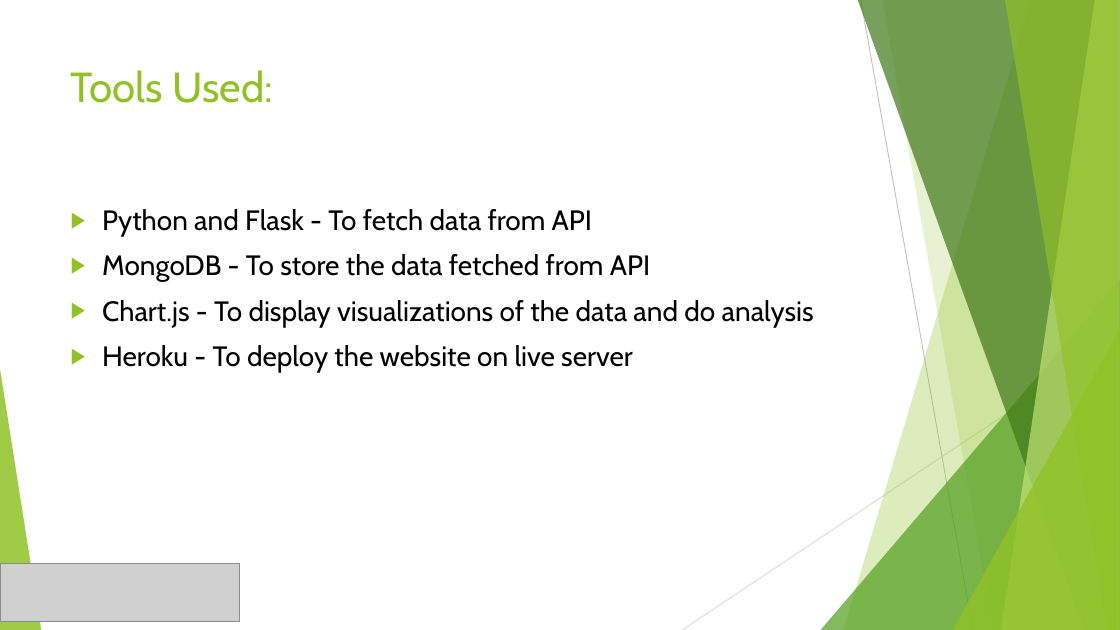
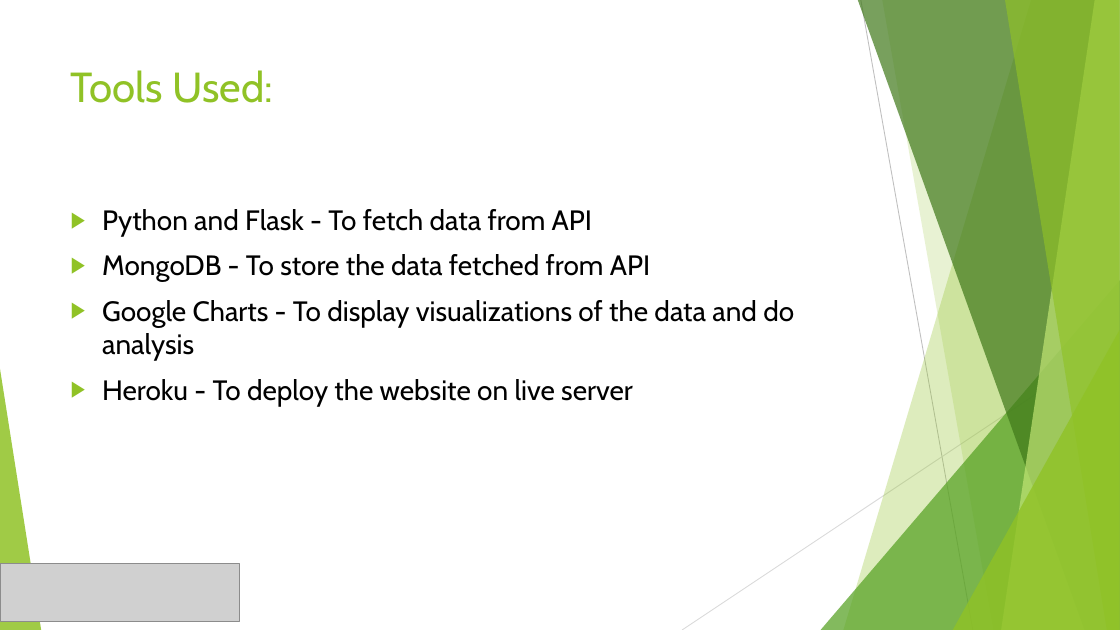
Before and after one commit to NihithaPatcha/BDAT1004_FINALPROJECT, a slide deck: slide 5 of BDAT1004_Group7.pptx. Drawn at 1120x630 pixels with LibreOffice and Linux fonts; fonts in the diff are those of the drawing; grey boxes stand for pictures. Boxes give left, top, right and bottom in pixels: in the first picture for what was removed or moved away, otherwise in the second. Text is boxed around its words. In the diff, an @@ line names an element or a change of style, - is before the commit and + after.

```diff
--- a/BDAT1004_Group7.pptx
+++ b/BDAT1004_Group7.pptx
@@ text at (102, 300, 794, 361): text changed @@
-▶ Chart.js - To display visualizations of the data and do analysis
+▶ Google Charts - To display visualizations of the data and do analysis
```
Also in this commit, not shown: 3 other slides changed.
